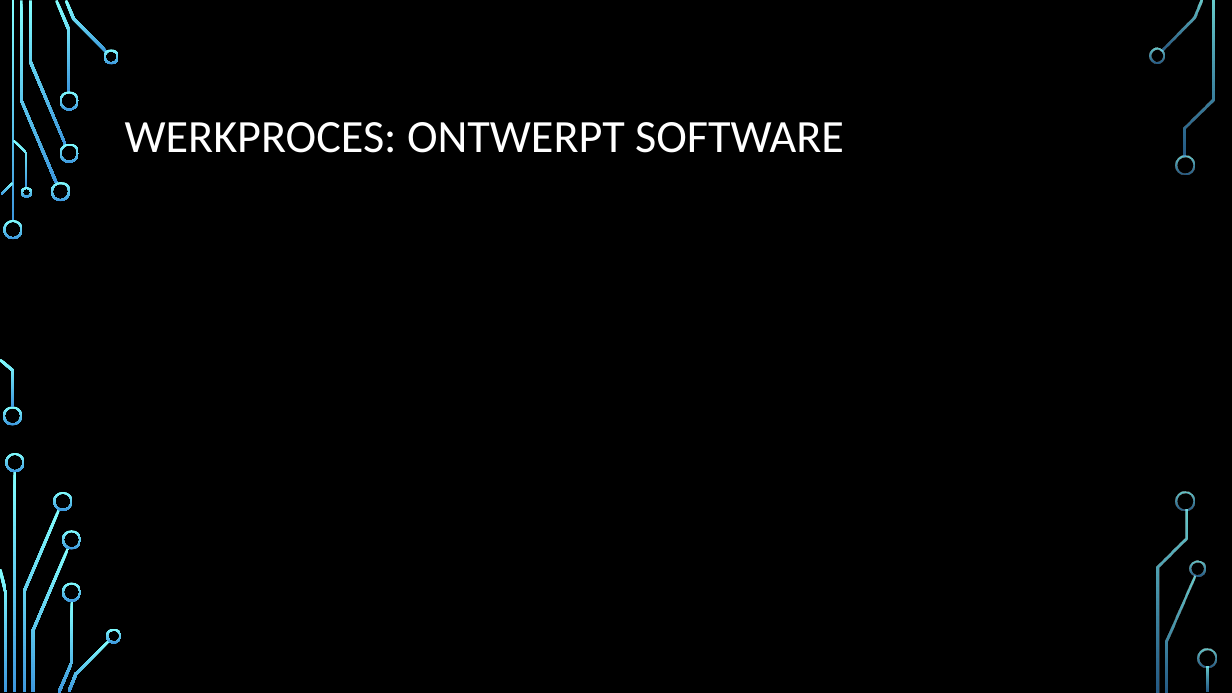
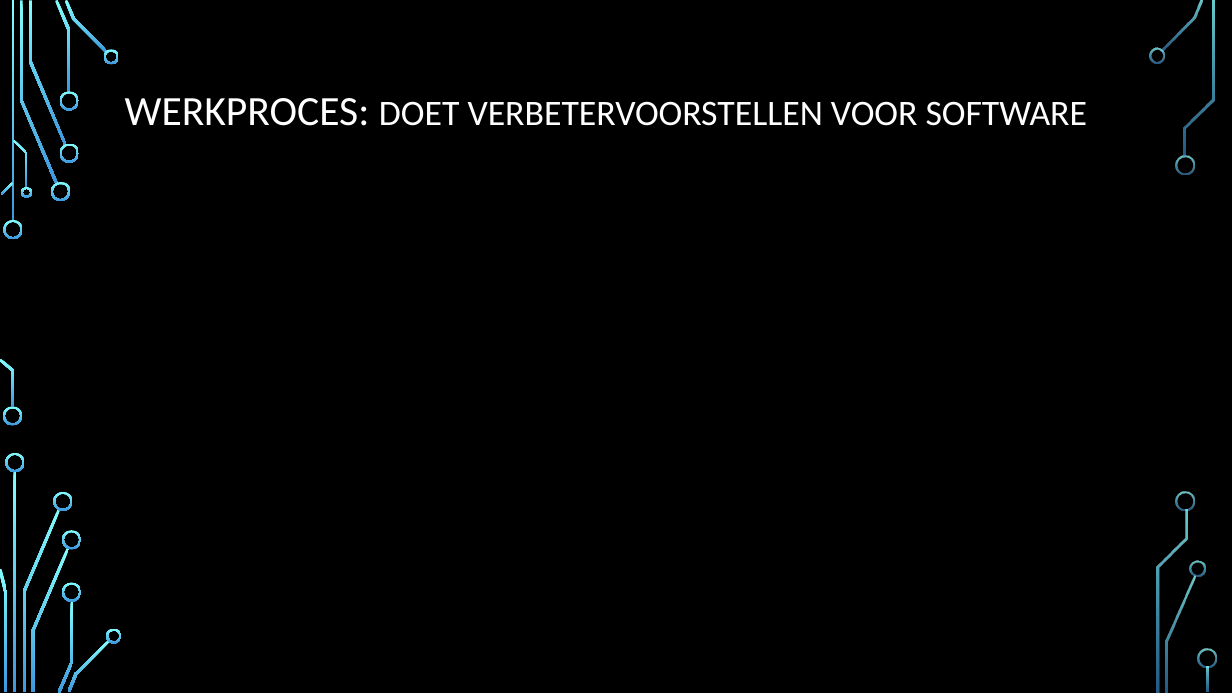
Before and after one commit to Balor20102/amsolved, a slide deck: slide 10 of Eindpresentatie Examenproject (amsolved).pptx. Drawn at 1232x693 pixels with LibreOffice and Linux fonts; fonts in the diff are those of the drawing; background and template pictures are left out. Boxes give left, top, right and bottom in pixels: in the first picture for what was removed or moved away, otherwise in the second. Text is boxed around its words. In the diff, an @@ line names an element or a change of style, - is before the commit and + after.

Commit message:
bijwerking

```diff
--- a/Eindpresentatie Examenproject (amsolved).pptx
+++ b/Eindpresentatie Examenproject (amsolved).pptx
@@ title at [125, 98, 1088, 126]: text changed; size 36 to 27.9 pt @@
-WERKPROCES: ONTWERPT SOFTWARE
+WERKPROCES: DOET VERBETERVOORSTELLEN VOOR SOFTWARE
```
